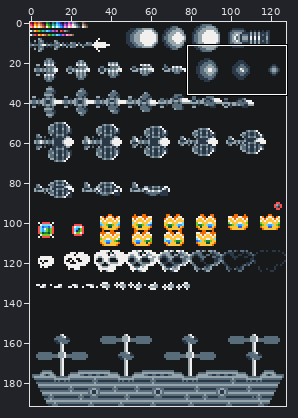
One commit to this sprite sheet: assets/sheet.png. Above, an overview of the earlier version with the close-up marked.
Close-up. The starting point:
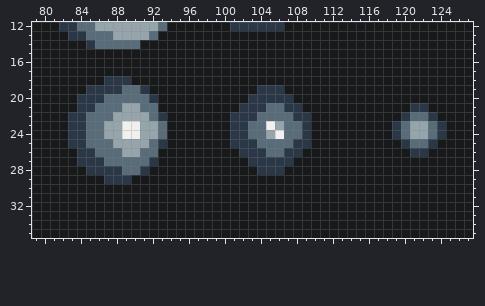
The file is 128x192 pixels. Shown: x 79..127, y 12..35.
And afterwards:
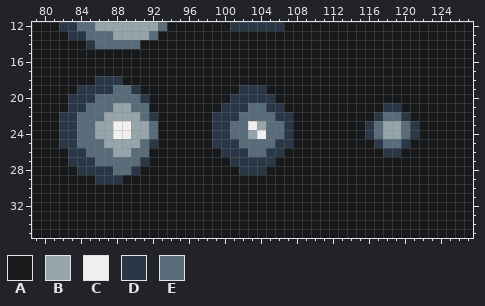
Palette (. is transparent): A #17191b  B #96a5ab  C #f1f0ee  D #2a3747  E #586c79
Change:
@@ x 79..127 @@
 17 AAAAAAAAAAAAAAAAAAAAAAAAAAAAAAAAAAAAAAAAAAAAAAAAA
-18 AAAAAAAADDDAAAAAAAAAAAAAAAAAAAAAAAAAAAAAAAAAAAAAA
-19 AAAAAADDDDEEDAAAAAAAAAAAADDDAAAAAAAAAAAAAAAAAAAAA
-20 AAAAADDDEEEEEDAAAAAAAAAADDDDDAAAAAAAAAAAAAAAAAAAA
-21 AAAAADDEEEBBEEAAAAAAAAADDDEEDDAAAAAAAAAAAADDAAAAA
-22 AAAADDEEEBBBBEDAAAAAAADDDEEEEDDAAAAAAAAAADEEDAAAA
-23 AAAADDEEBBCCBBEAAAAAAADDEECBEEDAAAAAAAAADEBBEDAAA
-24 AAAADDEEBBCCBBEAAAAAAADDEEBCEEDAAAAAAAAADEBBEDAAA
-25 AAAADDEEEBBBBEDAAAAAAADDDEEEEDDAAAAAAAAAADEEDAAAA
-26 AAAAADDEEEBBEEAAAAAAAAADDDEEDDAAAAAAAAAAAADDAAAAA
-27 AAAAADDDEEEEEDAAAAAAAAAADDDDDAAAAAAAAAAAAAAAAAAAA
-28 AAAAAADDDDEEDAAAAAAAAAAAADDDAAAAAAAAAAAAAAAAAAAAA
-29 AAAAAAAADDDAAAAAAAAAAAAAAAAAAAAAAAAAAAAAAAAAAAAAA
+18 AAAAAAADDDAAAAAAAAAAAAAAAAAAAAAAAAAAAAAAAAAAAAAAA
+19 AAAAADDDDEEDAAAAAAAAAAADDDAAAAAAAAAAAAAAAAAAAAAAA
+20 AAAADDDEEEEEDAAAAAAAAADDDDDAAAAAAAAAAAAAAAAAAAAAA
+21 AAAADDEEEBBEEAAAAAAAADDDEEDDAAAAAAAAAAADDAAAAAAAA
+22 AAADDEEEBBBBEDAAAAAADDDEEEEDDAAAAAAAAADEEDAAAAAAA
+23 AAADDEEBBCCBBEAAAAAADDEECBEEDAAAAAAAADEBBEDAAAAAA
+24 AAADDEEBBCCBBEAAAAAADDEEBCEEDAAAAAAAADEBBEDAAAAAA
+25 AAADDEEEBBBBEDAAAAAADDDEEEEDDAAAAAAAAADEEDAAAAAAA
+26 AAAADDEEEBBEEAAAAAAAADDDEEDDAAAAAAAAAAADDAAAAAAAA
+27 AAAADDDEEEEEDAAAAAAAAADDDDDAAAAAAAAAAAAAAAAAAAAAA
+28 AAAAADDDDEEDAAAAAAAAAAADDDAAAAAAAAAAAAAAAAAAAAAAA
+29 AAAAAAADDDAAAAAAAAAAAAAAAAAAAAAAAAAAAAAAAAAAAAAAA
 30 AAAAAAAAAAAAAAAAAAAAAAAAAAAAAAAAAAAAAAAAAAAAAAAAA
